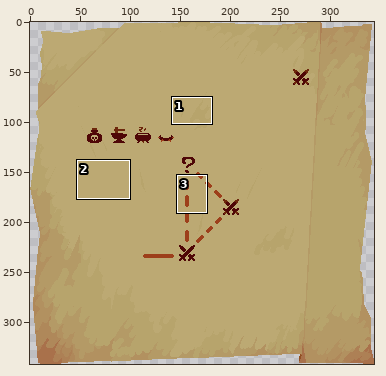
One commit to this pixel-art file: Assets/Content/Prefabs/Global Map/global map paper list.aseprite. The picture above shows the old version from afar; the outline marks the close-up.
Close-up. Before the edit:
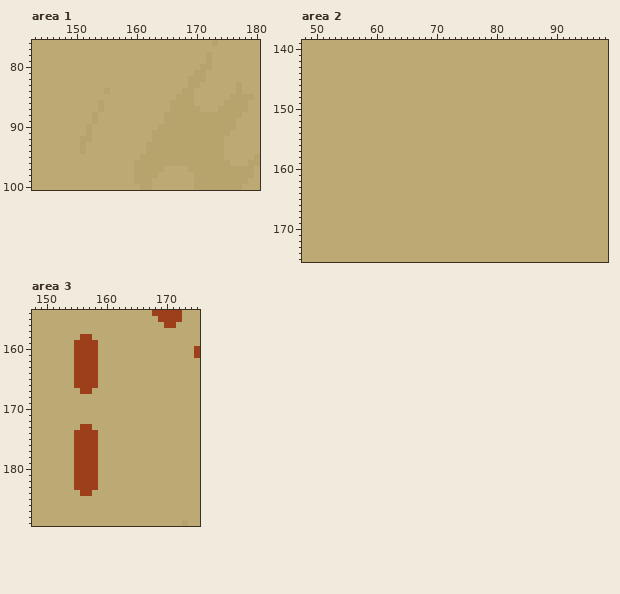
344x342 pixels, 1 frame. Shown: area 1: x 143..180, y 76..100; area 2: x 48..98, y 139..175; area 3: x 148..175, y 154..189.
The same view after the edit:
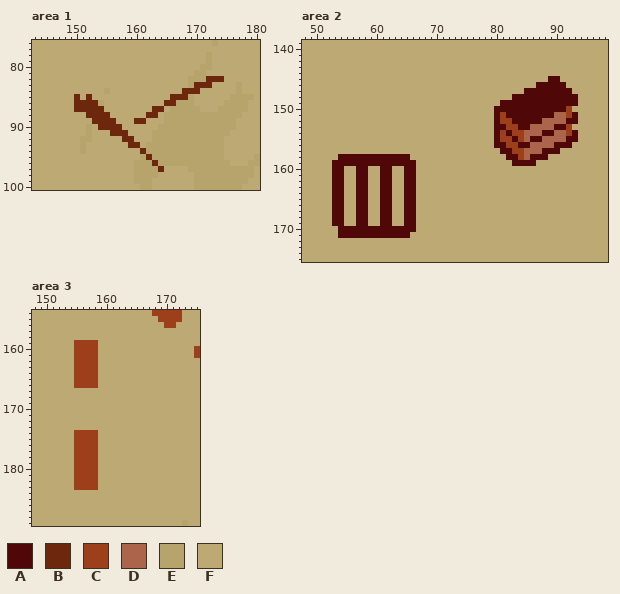
Palette (. is transparent): A #4f0707  B #6d270c  C #9d3f1b  D #ab654b  E #b7a46c  F #bca973
Change:
Area 1, layer "Layer 2":
Colour E becomes colour B in row 83 at x 170; in row 84 at x 168 to 169; in row 85 at x 167 to 168; in row 86 at x 166; in row 87 at x 154; in rows 88 to 89 at x 153.
Colour E becomes colour B in row 95 at x 162; in row 96 at x 163; in row 97 at x 164.
Colour F becomes colour B in row 82 at x 172 to 174; in row 83 at x 171 to 172; in row 84 at x 170; in row 85 at x 150, 152 and 166; in row 86 at x 150 to 153 and 165; in row 87 at x 150 to 153 and 163 to 164.
Colour F becomes colour B in row 88 at x 152, 154 to 155 and 162 to 163; in row 89 at x 154 to 156 and 160 to 161; in row 90 at x 154 to 157; in row 91 at x 156 to 158; in row 92 at x 158 to 159; in row 93 at x 159 to 160.
Colour F becomes colour B in row 94 at x 161.
Area 2, layer "Layer 2":
Colour F becomes colour A in row 145 at x 89 to 90; in row 146 at x 87 to 91; in row 147 at x 85 to 92; in row 148 at x 83 to 93; in row 149 at x 81 to 93; in row 150 at x 80 to 91.
Colour F becomes colour A in row 151 at x 80, 82 to 89 and 93; in row 152 at x 80, 83 to 87 and 92 to 93; in row 153 at x 80 to 81, 84 to 85 and 90 to 91; in row 154 at x 80, 82, 88 to 89 and 93; in row 155 at x 80, 83, 86 to 87 and 92 to 93; in row 156 at x 80 to 81, 84 to 85 and 90 to 92.
Colour F becomes colour A in row 157 at x 81 to 82 and 88 to 90; in row 158 at x 54 to 65, 82 to 83 and 86 to 88; in row 159 at x 53 to 66 and 83 to 86; in rows 160 to 169 at x 53 to 54, 57 to 58, 61 to 62 and 65 to 66; in row 170 at x 54 to 66; in row 171 at x 54 to 65.
Colour F becomes colour C in row 150 at x 92; in row 151 at x 81 and 92; in row 152 at x 81 to 82; in row 153 at x 82 to 83 and 92; in row 154 at x 81, 83 to 84 and 92; in row 155 at x 81 to 82 and 84.
Colour F becomes colour C in row 156 at x 82 to 83; in row 157 at x 83 to 84; in row 158 at x 84.
Colour F becomes colour D in row 151 at x 90 to 91; in row 152 at x 88 to 91; in row 153 at x 86 to 89; in row 154 at x 85 to 87 and 90 to 91; in row 155 at x 85 and 88 to 91; in row 156 at x 86 to 89.
Colour F becomes colour D in row 157 at x 85 to 87; in row 158 at x 85.
Area 3, layer "Layer 2":
Colour C becomes colour F in row 158 at x 156 to 157; in row 167 at x 156 to 157; in row 173 at x 156 to 157; in row 184 at x 156 to 157.
